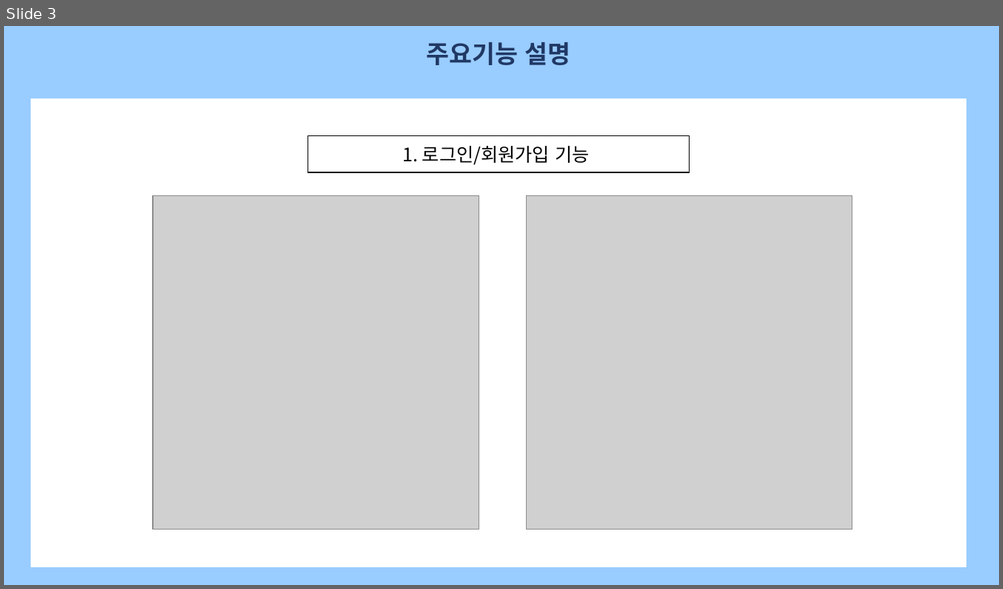
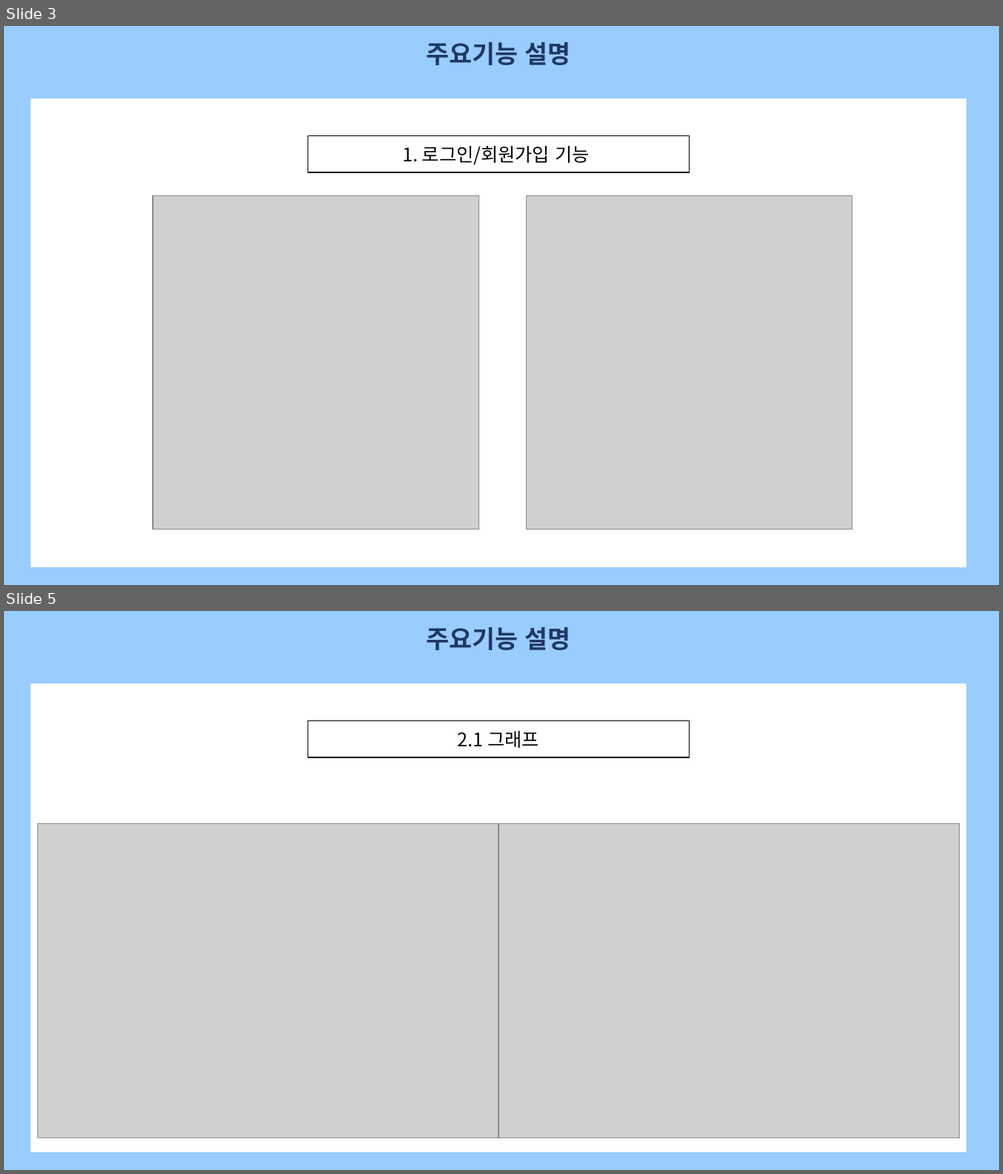
Before and after one commit to JuSeungKyu/ysCoinMarket, a slide deck: 템플릿PPT/YSCOIN_TYPE2.pptx. Shown one above the other, each under a label of ours: slide 3 before the commit, slides 3 and 5 after it; the slides between them are not shown. The pictures are 1003x589 and 1003x1174 pixels, drawn with LibreOffice and Linux fonts; fonts in the diff are those of the drawing; grey boxes stand for pictures. Boxes give left, top, right and bottom in pixels: in the first picture for what was removed or moved away, otherwise in the second. Text is boxed around its words. In the diff, an @@ line names an element or a change of style, - is before the commit and + after.

```diff
--- a/템플릿PPT/YSCOIN_TYPE2.pptx
+++ b/템플릿PPT/YSCOIN_TYPE2.pptx
@@ slide 5 added at (x1=4, y1=611, x2=999, y2=1170), background #99CCFF @@
@@ text added at (x1=427, y1=627, x2=571, y2=650), 24 pt, text #203864, bold @@
+주요기능 설명
@@ rectangle added at (x1=28, y1=682, x2=969, y2=1155), fill #FFFFFF, outline #99CCFF 3.75 pt @@
@@ rectangle added at (x1=307, y1=721, x2=689, y2=758), fill #FFFFFF, outline #000000 1.25 pt, 18 pt, text #000000 @@
+2.1 그래프
@@ picture added at (x1=37, y1=823, x2=498, y2=1139) @@
@@ picture added at (x1=498, y1=823, x2=960, y2=1139) @@
```
Also in this commit, not shown: 1 slide changed, 4 other slides added, 6 other files.
